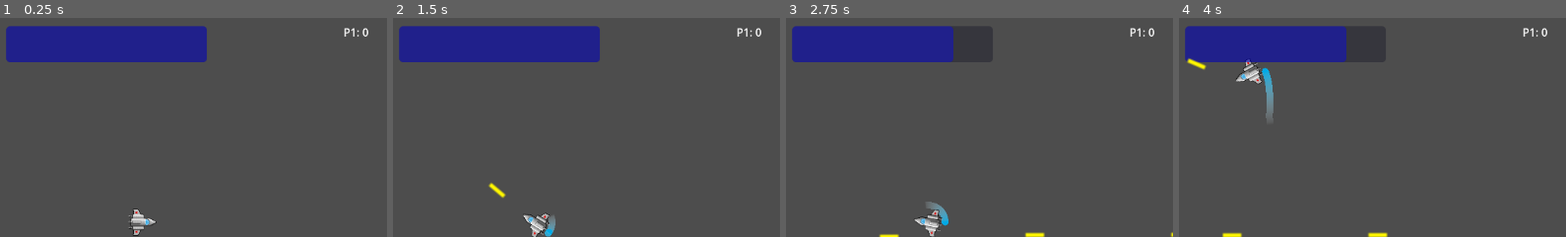
Above: before the commit, frames 1-4 (left to right).
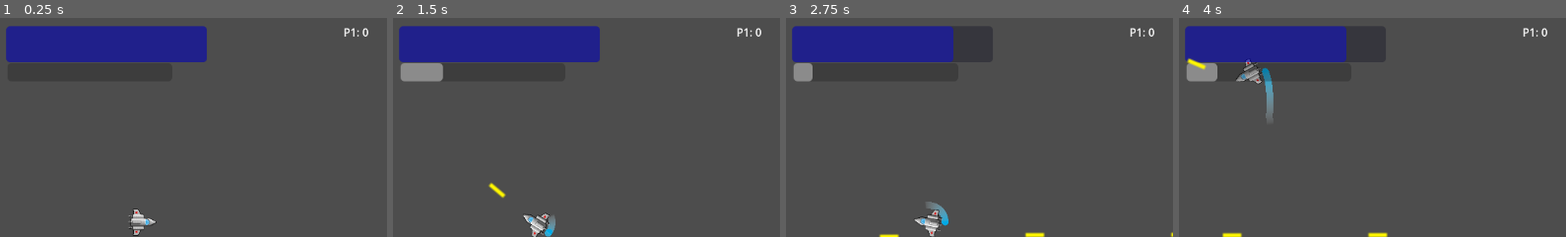
Above: after the commit, the same moments.

Repository: GreatSandwiches/Orbital-Obliteration
Game: Godot game, scene res://Scenes/level.tscn
Two runs of this game, one before a commit and one after it. Both use one fixed random seed, a clock stepped at 60 frames per second and the inputs below.
Inputs:
- Up to frame 1 (0.25 s): no input
- Up to frame 2 (1.5 s): hold Right (ui_right) 0.53-1.28 s; hold Shift (ui_shift) 0.53-1.28 s; tap Space (ui_spacebar) at 0.8, 1.35 s; hold Left (ui_left) from 1.28 s (still down)
- Up to frame 3 (2.75 s): tap Shift (ui_shift) at 1.55 s; release Left (ui_left) at 2.03 s; hold Right (ui_right) from 2.03 s (still down); hold Shift (ui_shift) from 2.03 s (still down); tap Space (ui_spacebar) at 2.3 s
- Up to frame 4 (4 s): release Right (ui_right) at 2.78 s; release Shift (ui_shift) at 2.78 s; hold Up (ui_up) 2.78-3.53 s; tap Space (ui_spacebar) at 2.85, 3.8 s; tap Shift (ui_shift) at 3.05 s; hold Left (ui_left) from 3.53 s (still down); hold Shift (ui_shift) from 3.53 s (still down)
The pictures show only the part of the screen within x 2-52%, y 0-50%; the shares and areas given below are measured in that part.

The runs differ from the first frame. In frame 2, 0.9% of the frame differs, in the area x 2-13%, y 20-30%; in frame 3, 0.4%; in frame 4, 1.0%, in the area x 2-24%, y 20-30%.

Commit message:
adding gun heat functionality to p1 and bug fixes

Diff:
--- a/Scenes/level.tscn
+++ b/Scenes/level.tscn
@@ -88,6 +88,14 @@
 offset_bottom = 69.0
 show_percentage = false
 
+[node name="P1_Heat" type="ProgressBar" parent="."]
+offset_left = 35.0
+offset_top = 70.0
+offset_right = 276.0
+offset_bottom = 97.0
+max_value = 10.0
+show_percentage = false
+
 [node name="P2_Heat" type="ProgressBar" parent="."]
 offset_left = 880.0
 offset_top = 73.0
--- /dev/null
+++ b/Scenes/mainmenu.tscn
@@ -0,0 +1,32 @@
+[gd_scene load_steps=2 format=3 uid="uid://bg6k73qmle2ov"]
+
+[ext_resource type="Script" path="res://Scripts/mainmenu.gd" id="1_g2rkn"]
+
+[node name="Control" type="Control"]
+layout_mode = 3
+anchors_preset = 15
+anchor_right = 1.0
+anchor_bottom = 1.0
+grow_horizontal = 2
+grow_vertical = 2
+script = ExtResource("1_g2rkn")
+
+[node name="Label" type="Label" parent="."]
+layout_mode = 0
+offset_left = 103.0
+offset_top = 8.0
+offset_right = 1246.0
+offset_bottom = 188.0
+theme_override_font_sizes/font_size = 100
+text = "Orbital Obliteration"
+
+[node name="Button" type="Button" parent="."]
+layout_mode = 0
+offset_left = 397.0
+offset_top = 375.0
+offset_right = 746.0
+offset_bottom = 531.0
+theme_override_font_sizes/font_size = 50
+text = "Play"
+
+[connection signal="pressed" from="Button" to="." method="_play"]
--- a/Scripts/global.gd
+++ b/Scripts/global.gd
@@ -5,7 +5,7 @@
 var p1_health = 100
 var p1_gunheat = 0
 var p1_maxgunheat = 10
-var p1_coolingrate = 0.5
+var p1_coolingrate = 3
 
 #p2 variables
 var p2_score = 0
--- a/Scripts/level.gd
+++ b/Scripts/level.gd
@@ -11,6 +11,7 @@
 
 func _process(delta):
 	$P2_Heat.value = global.p2_gunheat
+	$P1_Heat.value = global.p1_gunheat
 	$P1_Health.value = global.p1_health
 	$P2_Health.value = global.p2_health
 	$P1_score.text = ("P1: " + str(global.p1_score))
--- /dev/null
+++ b/Scripts/mainmenu.gd
@@ -0,0 +1,16 @@
+extends Control
+@onready var global = get_node("/root/Global")
+
+
+# Called when the node enters the scene tree for the first time.
+func _ready():
+	pass # Replace with function body.
+
+
+# Called every frame. 'delta' is the elapsed time since the previous frame.
+func _process(delta):
+	pass
+
+
+func _play():
+	get_tree().change_scene_to_file("res://Scenes/level.tscn")
--- a/Scripts/player1.gd
+++ b/Scripts/player1.gd
@@ -10,10 +10,12 @@
 var can_shoot = true
 var shoot_cooldown = 0.5
 var score = 0
+var cancool = true
 @onready var global = get_node("/root/Global")
 
 func _ready():
 	global.p1_health = 100
+	global.p1_gunheat = 0
 	$Timer.wait_time = shoot_cooldown
 	$Timer.one_shot = true
 	$Timer.connect("timeout", Callable(self, "_on_timer_timeout"))
@@ -33,6 +35,7 @@
 func die():
 	global.p1_health = 100
 	global.p2_score +=1
+	global.p1_gunheat = 0
 	get_tree().reload_current_scene()
 
 func _shoot():
@@ -72,6 +75,19 @@
 
 	velocity = 500 * shipvector
 
+
+	#heat cooldown functionality
+	if global.p1_gunheat > 0 and cancool:
+		global.p1_gunheat -= global.p1_coolingrate * delta
+		if global.p1_gunheat < 0:
+			global.p1_gunheat = 0
+
+	# Jank but it works ig // shot detection for guncooldown
+	if Input.is_action_pressed("ui_spacebar"):
+		cancool = false
+	else:
+		cancool = true
+
 	# Movement input
 	if Input.is_action_pressed("ui_up"):
 		acceleration = 2
@@ -86,10 +102,14 @@
 	# Smooth rotation using lerp_angle
 	rotation = lerp_angle(rotation, target_rotation, 0.1)
 
+	# detecting for if player can shoot when key is pressed
 	if Input.is_action_pressed("ui_spacebar") and can_shoot:
-		_shoot()
-		can_shoot = false
-		$Timer.start()
+		if global.p1_gunheat < global.p1_maxgunheat:
+			_shoot()
+			global.p1_gunheat += 2
+			can_shoot = false
+			$Timer.start()
+
 
 	# Apply velocity and move the character
 	move_and_slide()
--- a/Scripts/player2.gd
+++ b/Scripts/player2.gd
@@ -81,7 +81,7 @@
 	#heat cooldown
 	if global.p2_gunheat > 0 and cancool:
 		global.p2_gunheat -= global.p2_coolingrate * delta
-		print("cooling", global.p2_gunheat)
+		#print("cooling", global.p2_gunheat)
 		if global.p2_gunheat < 0:
 			global.p2_gunheat = 0
 
@@ -118,7 +118,7 @@
 			global.p2_gunheat += 2
 			can_shoot = false
 			$Timer.start()
-			print(global.p2_gunheat)
+
 
 
 
